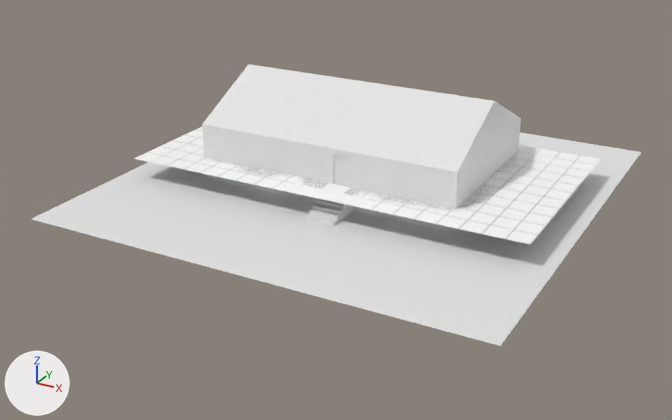
Two versions of the FBX model Assets/Models/FBX/HouseMK2.fbx, one commit apart.
Camera for both pictures: a 50 mm camera at (19.3, -37.7, 16.5) aimed at (-0.6, -1.6, -1.6). Arrows for +X, +Y and +Z are at lower left; the lights stay in place. Where no turn or scale is listed for an object, it has been applied to the vertices.

The first picture shows 'Exterior', 'Ground', 'NewLayout-01'.
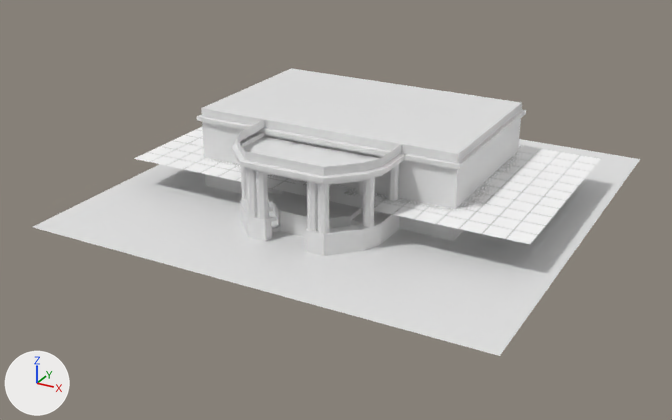
Location of each change, (x1, y1, x2, y2) in pixels of the pictures (672 x 420 px):
```json
{"object": "Ground", "change": "moved", "before": [32, 132, 641, 346], "after": [33, 139, 640, 356]}
{"object": "Exterior", "change": "deleted", "before": [202, 64, 521, 232]}
{"object": "OuterWalls", "change": "added", "after": [197, 68, 526, 241]}
{"object": "UpperPorch", "change": "added", "after": [232, 120, 406, 185]}
{"object": "Cylinder", "change": "added", "after": [241, 137, 399, 234]}
{"object": "OuterPorchWalls", "change": "added", "after": [240, 198, 400, 256]}
{"object": "Porch", "change": "added", "after": [273, 191, 361, 237]}
{"object": "PorchStairs", "change": "added", "after": [268, 188, 381, 232]}
```

Scene script edits in JSON lines:
```json
{"op": "add", "block": "me_cylinder_003", "code": ["me_cylinder_003 = bpy.data.meshes.new('Cylinder.003')", "me_cylinder_003.from_pydata(...)  # 156 vertices, 100 faces; spans x -3.5..3.5, y -3.2..0.8, z 0.0..2.2"]}
{"op": "add", "block": "me_cube_029", "code": ["me_cube_029 = bpy.data.meshes.new('Cube.029')", "me_cube_029.from_pydata(...)  # 72 vertices, 30 faces; spans x -1.15..4.85, y -0.85..2.65, z -1.0..0.0"]}
{"op": "add", "block": "me_cube_028", "code": ["me_cube_028 = bpy.data.meshes.new('Cube.028')", "me_cube_028.from_pydata(...)  # 17 vertices, 10 faces; spans x -2.0..2.0, y -1.0..1.8, z -1.0..0.0"]}
{"op": "add", "block": "me_cube_030", "code": ["me_cube_030 = bpy.data.meshes.new('Cube.030')", "me_cube_030.from_pydata(...)  # 63 vertices, 54 faces; spans x -3.75..3.75, y -2.45..1.8, z 0.0..0.8"]}
{"op": "add", "block": "me_cube_005_1", "code": ["me_cube_005_1 = bpy.data.meshes.new('Cube.005')", "me_cube_005_1.from_pydata(...)  # 48 vertices, 42 faces; spans x -7.28..6.28, y -3.45..5.28, z -2.6..2.6"]}
{"op": "add", "block": "me_cube_027", "code": ["me_cube_027 = bpy.data.meshes.new('Cube.027')", "me_cube_027.from_pydata(...)  # 40 vertices, 26 faces; spans x -3.5..3.5, y -2.2..1.8, z -1.0..0.0"]}
{"op": "remove", "block": "ob_exterior", "code": ["ob_exterior = bpy.data.objects.new('Exterior', me_cube_003)", "ob_exterior.location = (0.0, 0.0, 1.0)"]}
{"op": "set", "path": "ob_ground.location", "old": "(0.0, 0.0, -0.6)", "new": "(0.0, 0.0, -1.0)"}
{"op": "add", "block": "ob_cylinder", "code": ["ob_cylinder = bpy.data.objects.new('Cylinder', me_cylinder_003)", "ob_cylinder.location = (0.0, -4.0, 0.0)"]}
{"op": "add", "block": "ob_porchstairs", "code": ["ob_porchstairs = bpy.data.objects.new('PorchStairs', me_cube_029)", "ob_porchstairs.location = (-1.85, -5.85, 0.0)"]}
{"op": "add", "block": "ob_porch", "code": ["ob_porch = bpy.data.objects.new('Porch', me_cube_028)", "ob_porch.location = (0.0, -5.0, 0.0)"]}
{"op": "add", "block": "ob_upperporch", "code": ["ob_upperporch = bpy.data.objects.new('UpperPorch', me_cube_030)", "ob_upperporch.location = (0.0, -5.0, 2.2)"]}
{"op": "add", "block": "ob_outerwalls", "code": ["ob_outerwalls = bpy.data.objects.new('OuterWalls', me_cube_005_1)", "ob_outerwalls.location = (0.0, 0.0, 0.4)"]}
{"op": "add", "block": "ob_outerporchwalls", "code": ["ob_outerporchwalls = bpy.data.objects.new('OuterPorchWalls', me_cube_027)", "ob_outerporchwalls.location = (0.0, -5.0, 0.0)"]}
```
